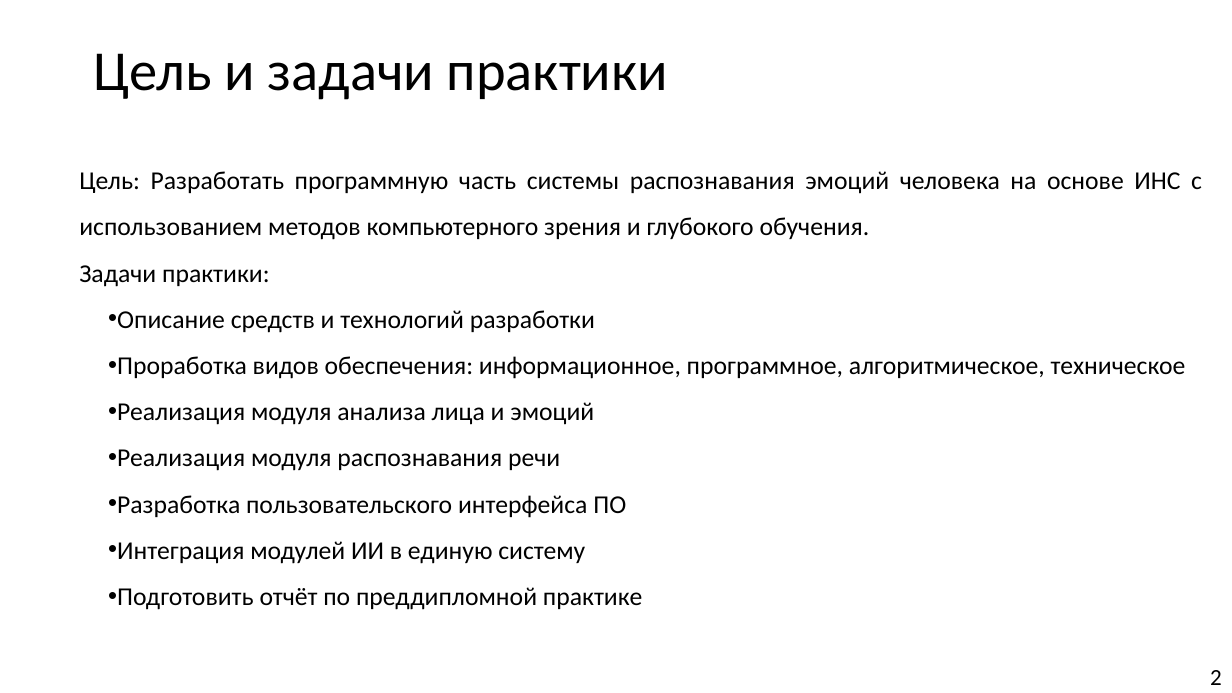
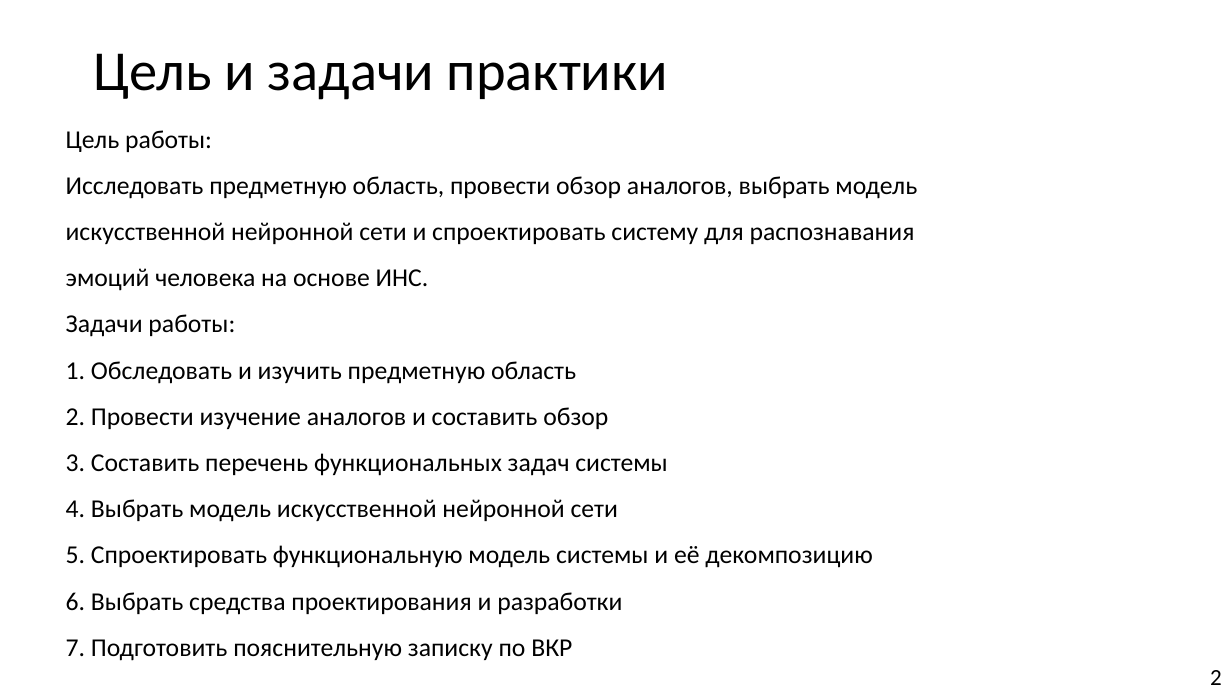
Before and after one commit to Hetsunya/diplom-docs, a slide deck: slide 2 of вкр/презентация по_преддипломной_практике_Демьянцев_Виталий_Владиславович_606_22 (1).pptx. Drawn at 1232x693 pixels with LibreOffice and Linux fonts; fonts in the diff are those of the drawing. Boxes give left, top, right and bottom in pixels: in the first picture for what was removed or moved away, otherwise in the second. Text is boxed around its words. In the diff, an @@ line names an element or a change of style, - is before the commit and + after.

```diff
--- a/вкр/презентация по_преддипломной_практике_Демьянцев_Виталий_Владиславович_606_22 (1).pptx
+++ b/вкр/презентация по_преддипломной_практике_Демьянцев_Виталий_Владиславович_606_22 (1).pptx
@@ text at (66,130,917,661): text changed @@
-Цель: Разработать программную часть системы распознавания эмоций человека на основе ИНС с использованием методов компьютерного зрения и глубокого обучения.
-Задачи практики:
-• Описание средств и технологий разработки
-• Проработка видов обеспечения: информационное, программное, алгоритмическое, техническое
-• Реализация модуля анализа лица и эмоций
-• Реализация модуля распознавания речи
-• Разработка пользовательского интерфейса ПО
-• Интеграция модулей ИИ в единую систему
-• Подготовить отчёт по преддипломной практике
+Цель работы:
+Исследовать предметную область, провести обзор аналогов, выбрать модель
+искусственной нейронной сети и спроектировать систему для распознавания
+эмоций человека на основе ИНС.
+Задачи работы:
+1. Обследовать и изучить предметную область
+2. Провести изучение аналогов и составить обзор
+3. Составить перечень функциональных задач системы
+4. Выбрать модель искусственной нейронной сети
+5. Спроектировать функциональную модель системы и её декомпозицию
+6. Выбрать средства проектирования и разработки
+7. Подготовить пояснительную записку по ВКР
```
Also in this commit, not shown: 7 other slides changed, 8 slides added, 6 slides removed, 4 other files.
